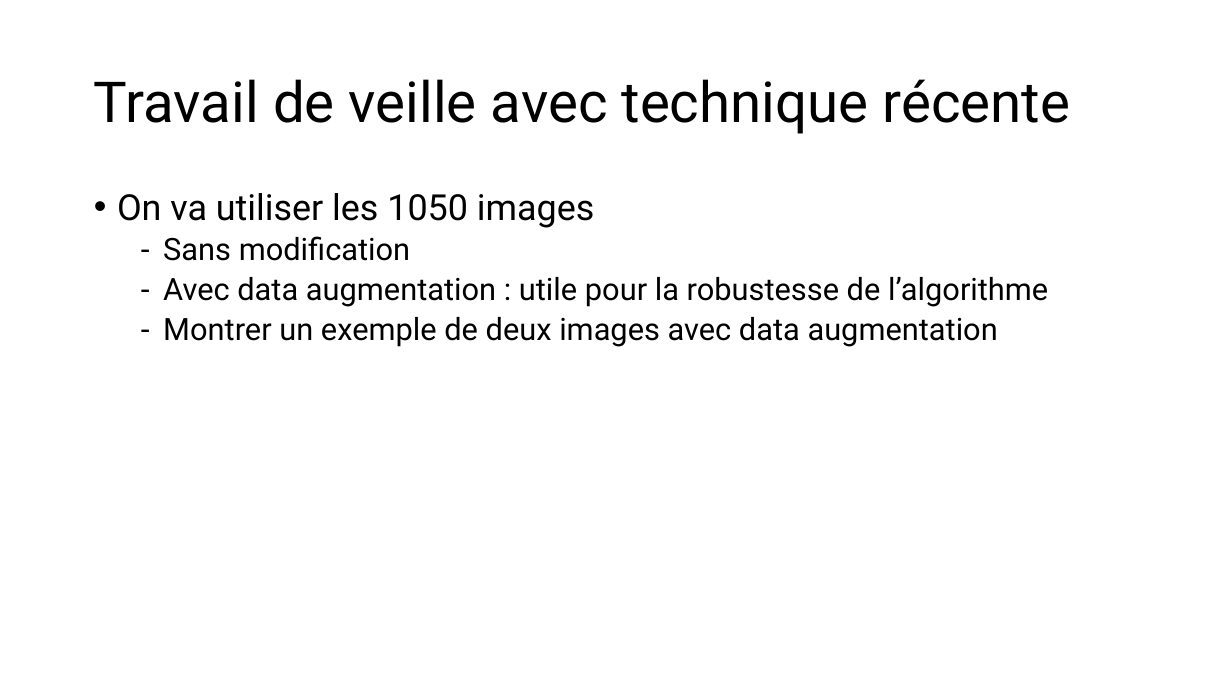
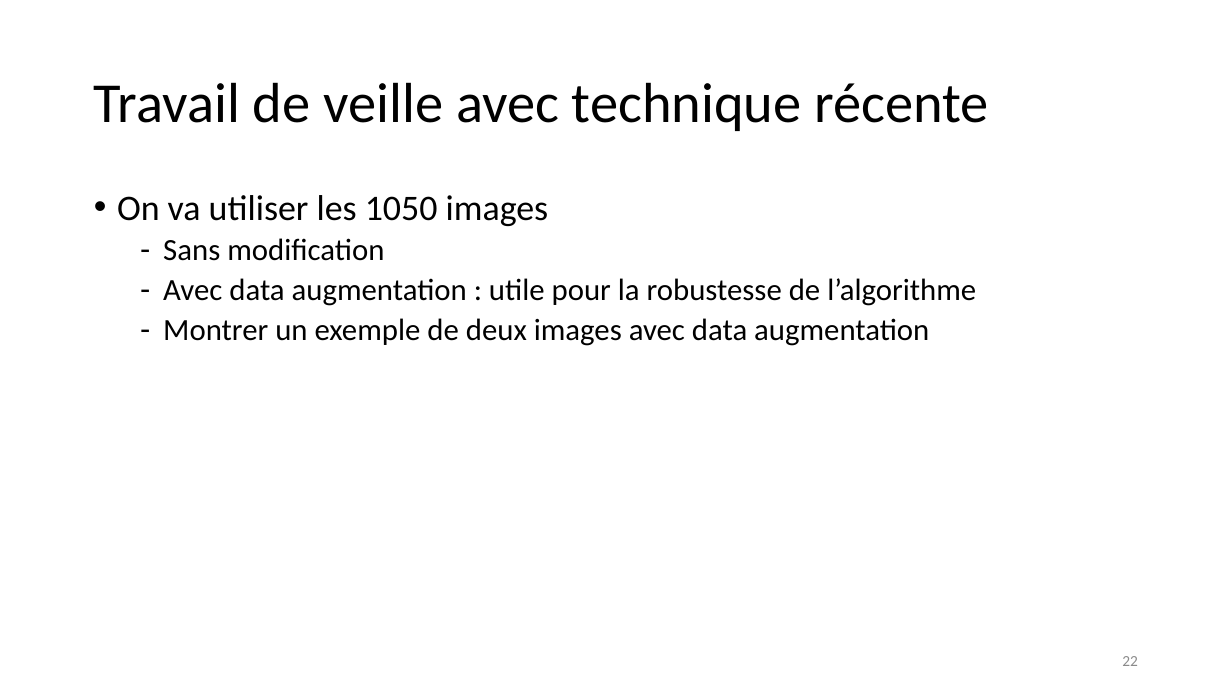
Before and after one commit to Hedredo/oc_projet_6, a slide deck: slide 22 of 5_presentation_072024.pptx (slide 19 before the commit). Drawn at 1232x693 pixels with LibreOffice and Linux fonts; fonts in the diff are those of the drawing. Boxes give left, top, right and bottom in pixels: in the first picture for what was removed or moved away, otherwise in the second. Text is boxed around its words. In the diff, an @@ line names an element or a change of style, - is before the commit and + after.

```diff
--- a/5_presentation_072024.pptx
+++ b/5_presentation_072024.pptx
@@ title "Travail de veille avec technique ..." at [94, 82, 988, 131]: font Roboto to Calibri @@
@@ text "On va utiliser les 1050 ..." at [117, 195, 976, 346]: font Roboto to Calibri @@
@@ page number added at [1122, 656, 1138, 666], 12 pt, text #8C8C8C @@
+22
```
Also in this commit, not shown: 18 other slides changed, 6 slides added, 2 slides removed, 9 other files.
